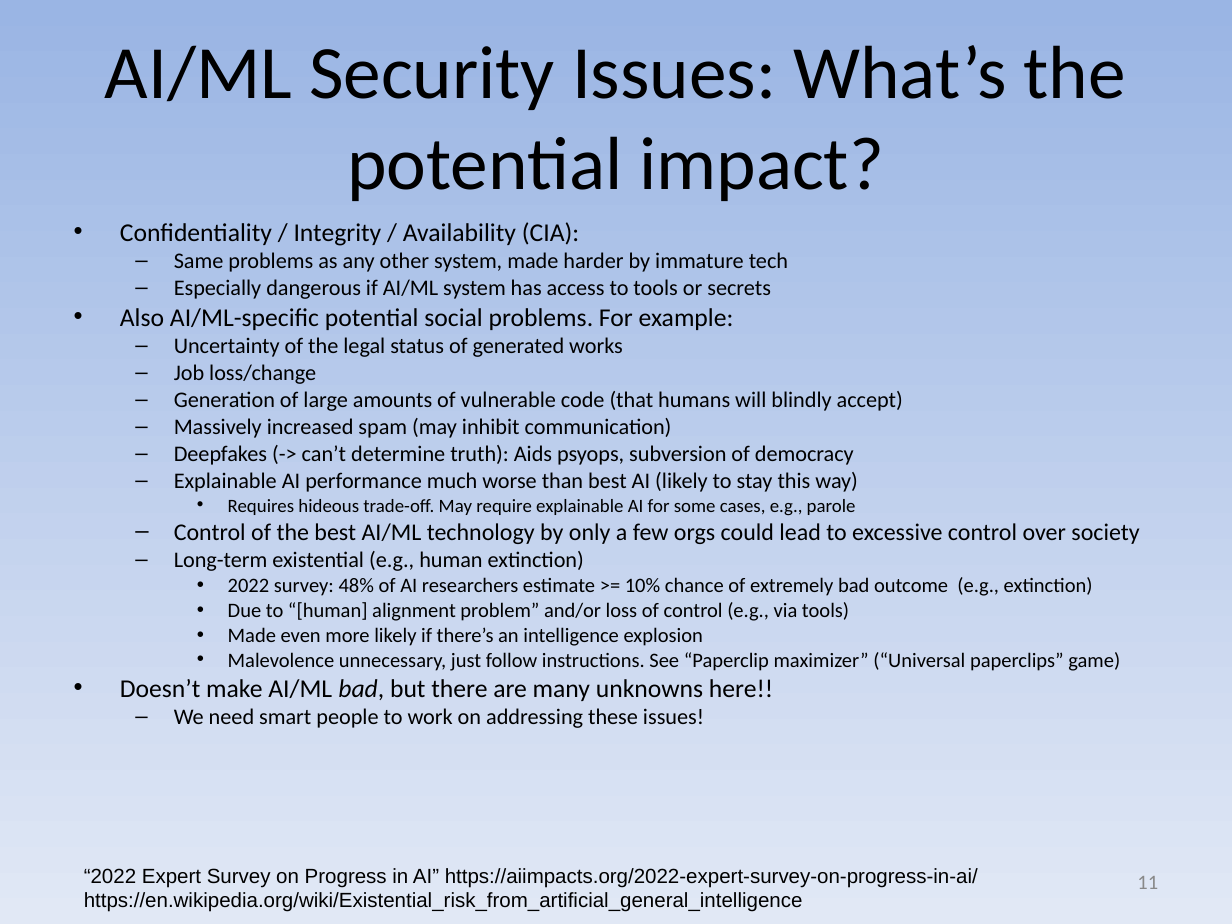
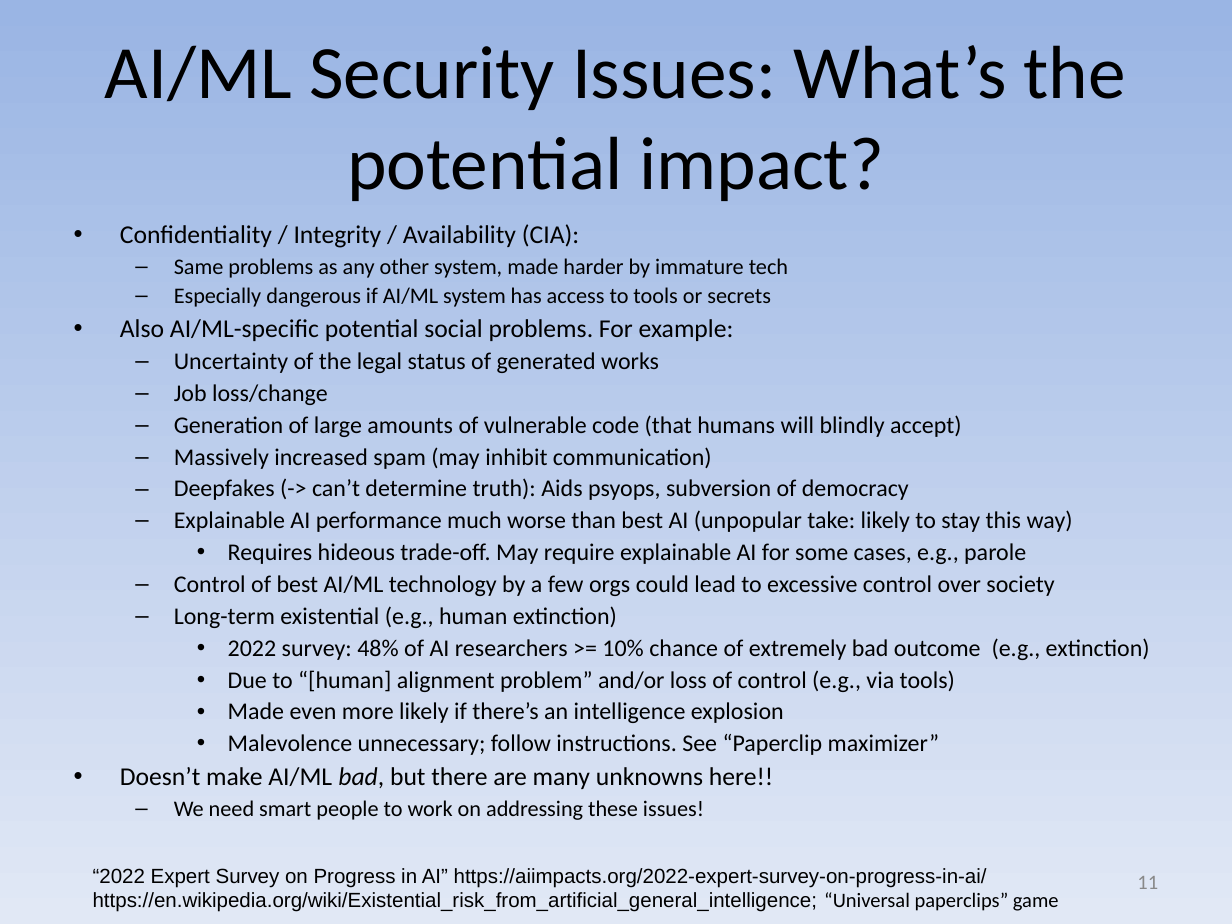
Before and after one commit to david-a-wheeler/david-a-wheeler.github.io, a slide deck: slide 11 of secure-class/presentations/Secure-Software-10-Misc.ppt. Drawn at 1232x924 pixels with LibreOffice and Linux fonts; fonts in the diff are those of the drawing. Boxes give left, top, right and bottom in pixels: in the first picture for what was removed or moved away, otherwise in the second. Text is boxed around its words. In the diff, an @@ line names an element or a change of style, - is before the commit and + after.

Commit message:
Tweak AI/ML slides

```diff
--- a/secure-class/presentations/Secure-Software-10-Misc.ppt
+++ b/secure-class/presentations/Secure-Software-10-Misc.ppt
@@ text at box(120, 224, 1026, 820): size 13 to 14 pt in "Uncertainty of the legal status of generated ...", "Job loss/change", "Generation of large amounts of vulnerable code ...", "Massively increased spam (may inhibit communication)" and 2 more places; size 11 to 14 pt in "Requires hideous trade-off. May require explainable AI ..."; size 12 to 14 pt in "Due to “[human] alignment problem” and/or loss ...", "Made even more likely if there’s an ..."; line spacing 0.8 to 0.9 @@
@@ text at box(174, 510, 1073, 532): text changed; size 13 to 14 pt @@
-  – Explainable AI performance much worse than best AI (likely to stay this way)
+  – Explainable AI performance much worse than best AI (unpopular take: likely to stay this way)
@@ text at box(174, 575, 1054, 596): text changed @@
-  – Control of the best AI/ML technology by only a few orgs could lead to excessive control over society
+  – Control of best AI/ML technology by a few orgs could lead to excessive control over society
@@ text at box(228, 638, 1150, 660): text changed; size 12 to 14 pt @@
-    • 2022 survey: 48% of AI researchers estimate >= 10% chance of extremely bad outcome (e.g., extinction)
+    • 2022 survey: 48% of AI researchers >= 10% chance of extremely bad outcome (e.g., extinction)
@@ text at box(228, 734, 939, 755): text changed; size 12 to 14 pt @@
-    • Malevolence unnecessary, just follow instructions. See “Paperclip maximizer” (“Universal paperclips” game)
+    • Malevolence unnecessary; follow instructions. See “Paperclip maximizer”
@@ text "“2022 Expert Survey on Progress ...": place and size @@
-text "“2022 Expert Survey on Progress ..." at box(84, 868, 978, 912)
+text "“2022 Expert Survey on Progress ..." at box(93, 868, 1059, 912)
@@ text at box(93, 892, 1059, 912): text changed @@
-https://en.wikipedia.org/wiki/Existential_risk_from_artificial_general_intelligence
+https://en.wikipedia.org/wiki/Existential_risk_from_artificial_general_intelligence; “Universal paperclips” game
```
Also in this commit, not shown: 1 other slide changed.
